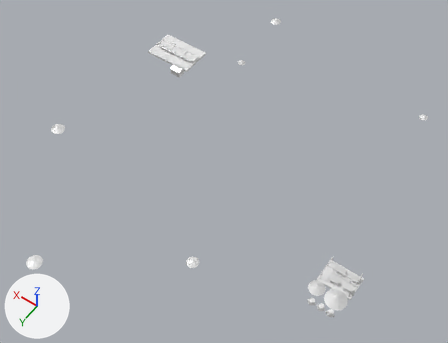
One commit to the FBX model Assets/Art/KayseriIsland/Models/Silver/Phase3/Theme_P3.fbx: the scene before it, then after it.
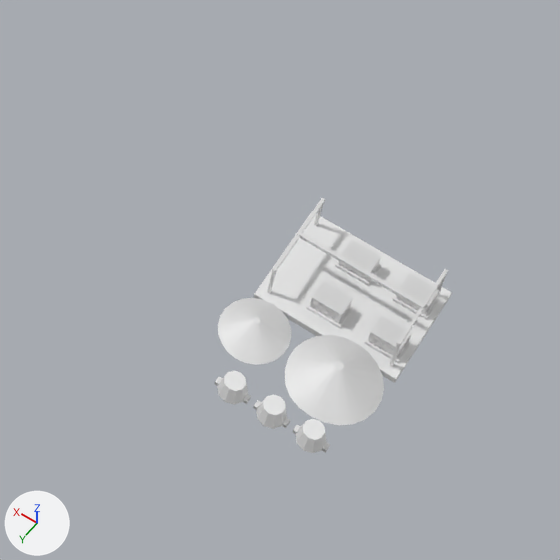
The first picture shows the older version from a 50 mm lens placed at (-151.0, 227.0, 336.0), pointed at (-1.0, 16.0, 4.0). The close-ups show the older and then the newer version on the part from 57% to 87% of the width and 61% to 100% of the height of that picture. Only the edits that show in the close-ups are written down. Lighting does not change. The marker at lower left points along +X, +Y and +Z.

The first close-up shows 'Theme.CathodeYard', 'Theme.OreStock0', 'Theme.OreStock1', 'Theme.SlagPots'.
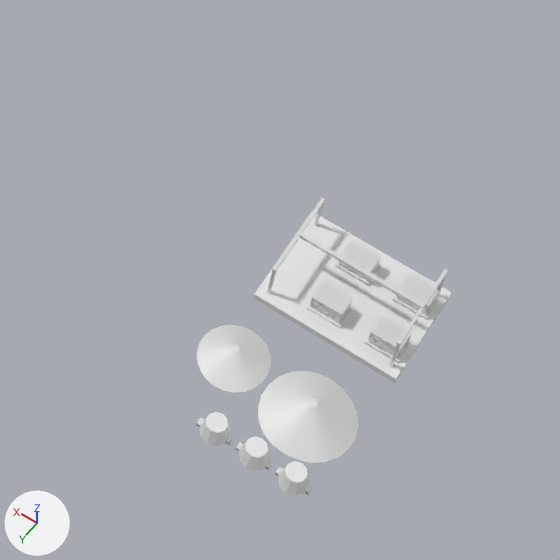
Location of each change, [x1, y1, x2, y2] in pixels of the close-ups (560 x 560 px):
'Theme.OreStock0', moved: before [285, 335, 384, 425]; after [258, 371, 358, 463]
'Theme.OreStock1', moved: before [218, 298, 291, 365]; after [197, 325, 271, 393]
'Theme.SlagPots', moved: before [215, 371, 330, 453]; after [197, 412, 313, 496]

The change, as a list of edits to the scene's bpy script:
```text
Change ob_theme_slagpots:
    ob_theme_slagpots.location: (0.0, 11.8, 0.0) -> (-1.1, 18.4, 0.0)
Change ob_theme_orestock0:
    ob_theme_orestock0.location: (-110.3, 60.9, 15.6) -> (-110.1, 67.6, 15.6)
Change ob_theme_orestock1:
    ob_theme_orestock1.location: (-97.9, 60.9, 15.6) -> (-97.7, 66.1, 15.6)
```
